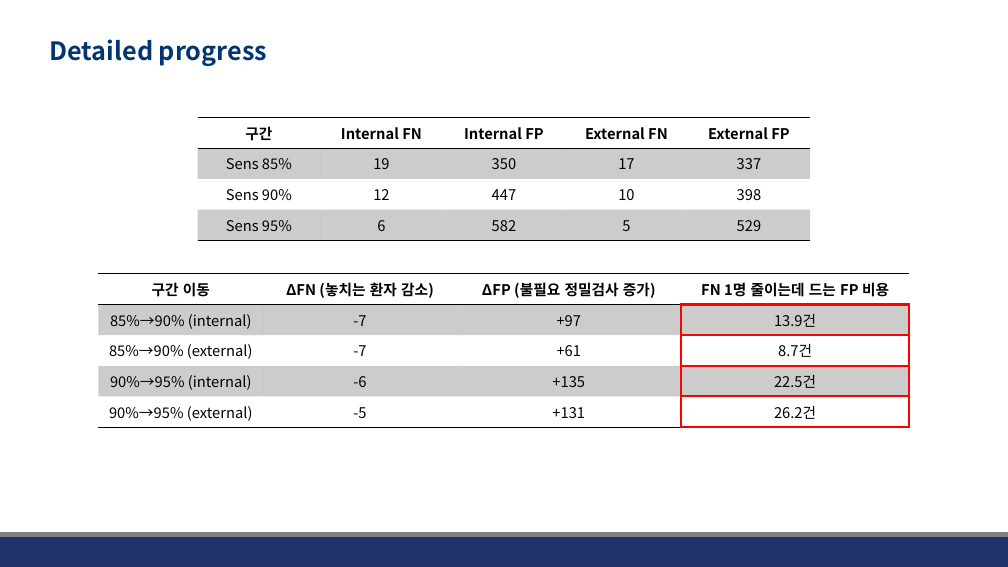
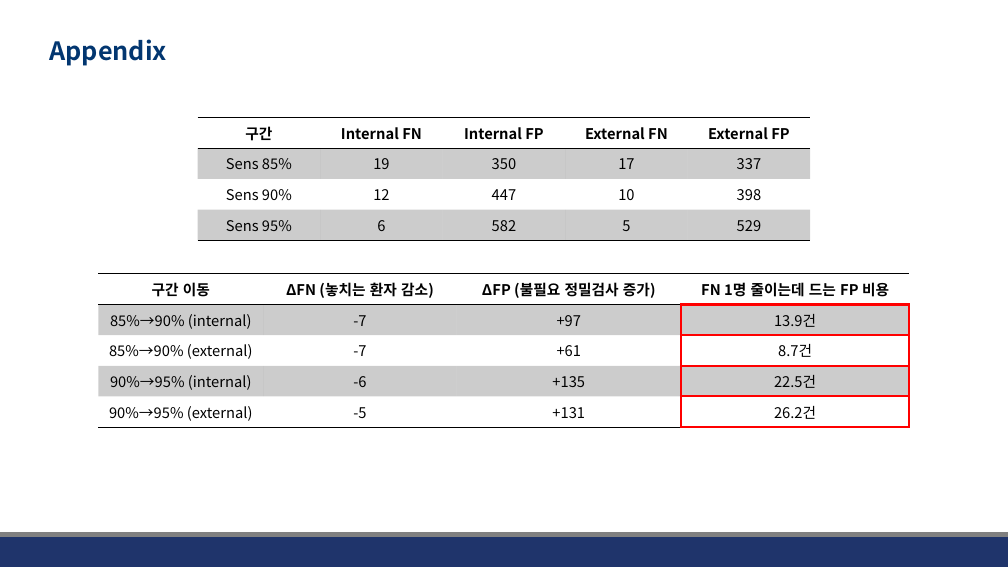
Before and after one commit to JHWannabe/Clinical_Study, a slide deck: slide 11 of docs/260724_Results_of_Residual_Algorithm.pptx (slide 5 before the commit). Drawn at 1008x567 pixels with LibreOffice and Linux fonts; fonts in the diff are those of the drawing; background and template pictures are left out. Boxes give left, top, right and bottom in pixels: in the first picture for what was removed or moved away, otherwise in the second. Text is boxed around its words. In the diff, an @@ line names an element or a change of style, - is before the commit and + after.

```diff
--- a/docs/260724_Results_of_Residual_Algorithm.pptx
+++ b/docs/260724_Results_of_Residual_Algorithm.pptx
@@ title at (50,39,167,66): text changed @@
-Detailed progress
+Appendix
```
Also in this commit, not shown: 8 other slides changed, 2 slides added, 4 slides removed, 25 other files.
